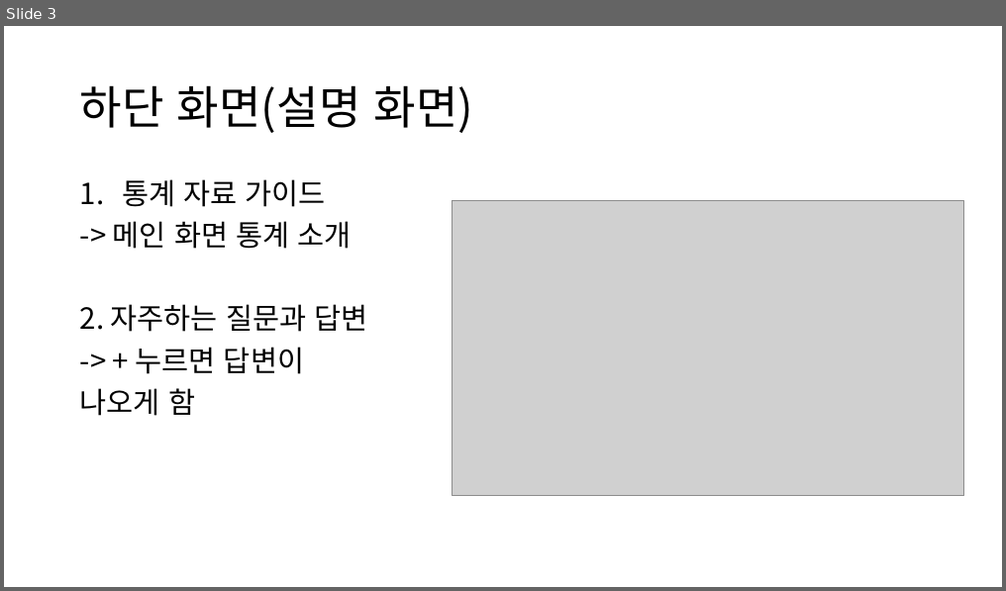
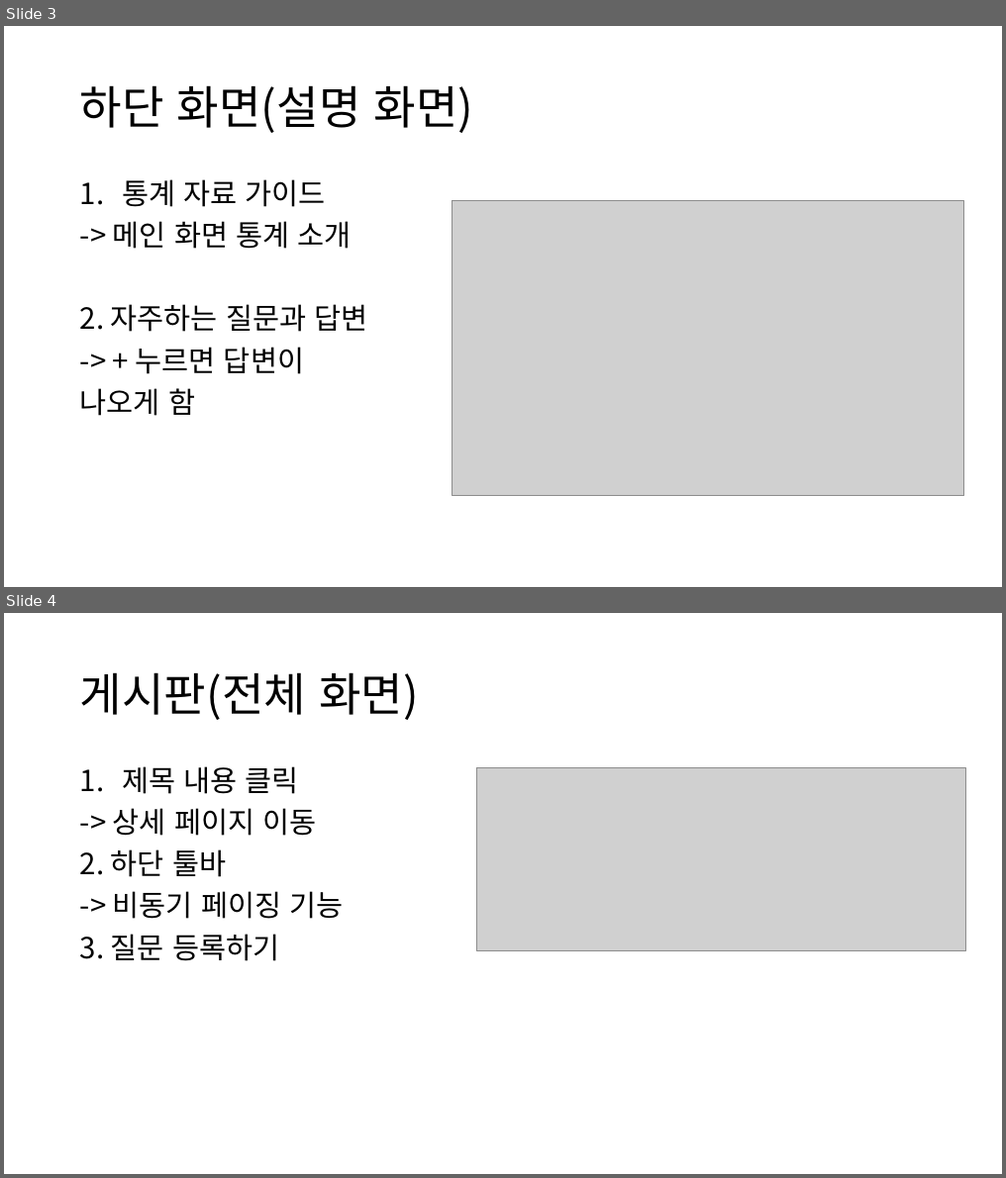
Before and after one commit to CHAESOOBYUNG/ml_project_analysis, a slide deck: 프로젝트 문서/화면설계서.pptx. Shown one above the other, each under a label of ours: slide 3 before the commit, slides 3 and 4 after it. The pictures are 1006x591 and 1006x1178 pixels, drawn with LibreOffice and Linux fonts; fonts in the diff are those of the drawing; grey boxes stand for pictures. Boxes give left, top, right and bottom in pixels: in the first picture for what was removed or moved away, otherwise in the second. Text is boxed around its words. In the diff, an @@ line names an element or a change of style, - is before the commit and + after.

```diff
--- a/프로젝트 문서/화면설계서.pptx
+++ b/프로젝트 문서/화면설계서.pptx
@@ slide 4 added at bbox=[4, 613, 1002, 1174], background #FFFFFF @@
@@ title added at bbox=[80, 672, 419, 720], 44 pt, text #000000 @@
+게시판(전체 화면)
@@ text added at bbox=[80, 766, 343, 961], 28 pt, text #000000 @@
+1. 제목 내용 클릭
+-> 상세 페이지 이동
+2. 하단 툴바
+-> 비동기 페이징 기능
+3. 질문 등록하기
@@ picture added at bbox=[476, 768, 966, 952] @@
```
Also in this commit, not shown: 1 slide changed, 6 other slides added, 4 other files.
